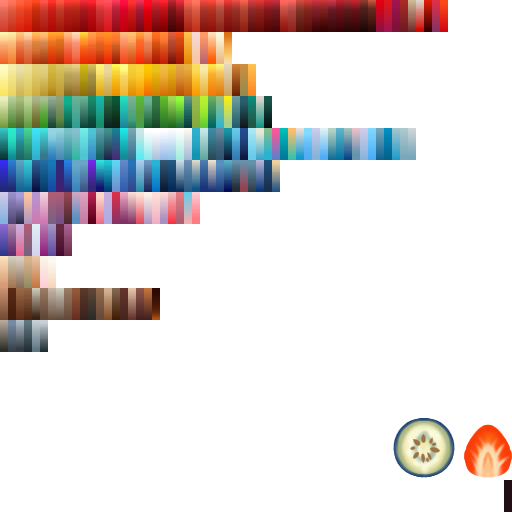
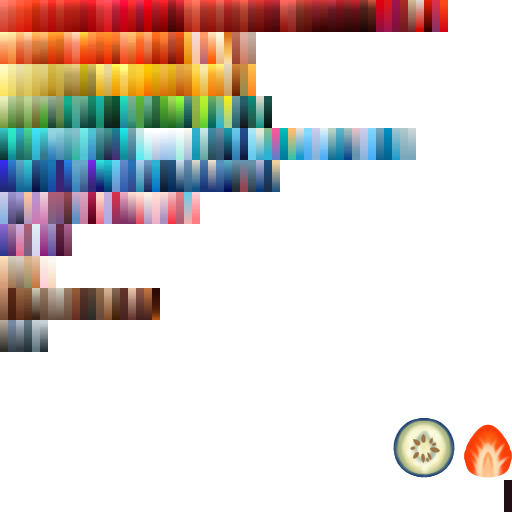
Before/after of a 512px x 512px layered artwork. What changed in the layer stack:
painted on "NARANJA" over [232,32,256,64]
painted on "ROJOS" over [232,32,256,64]